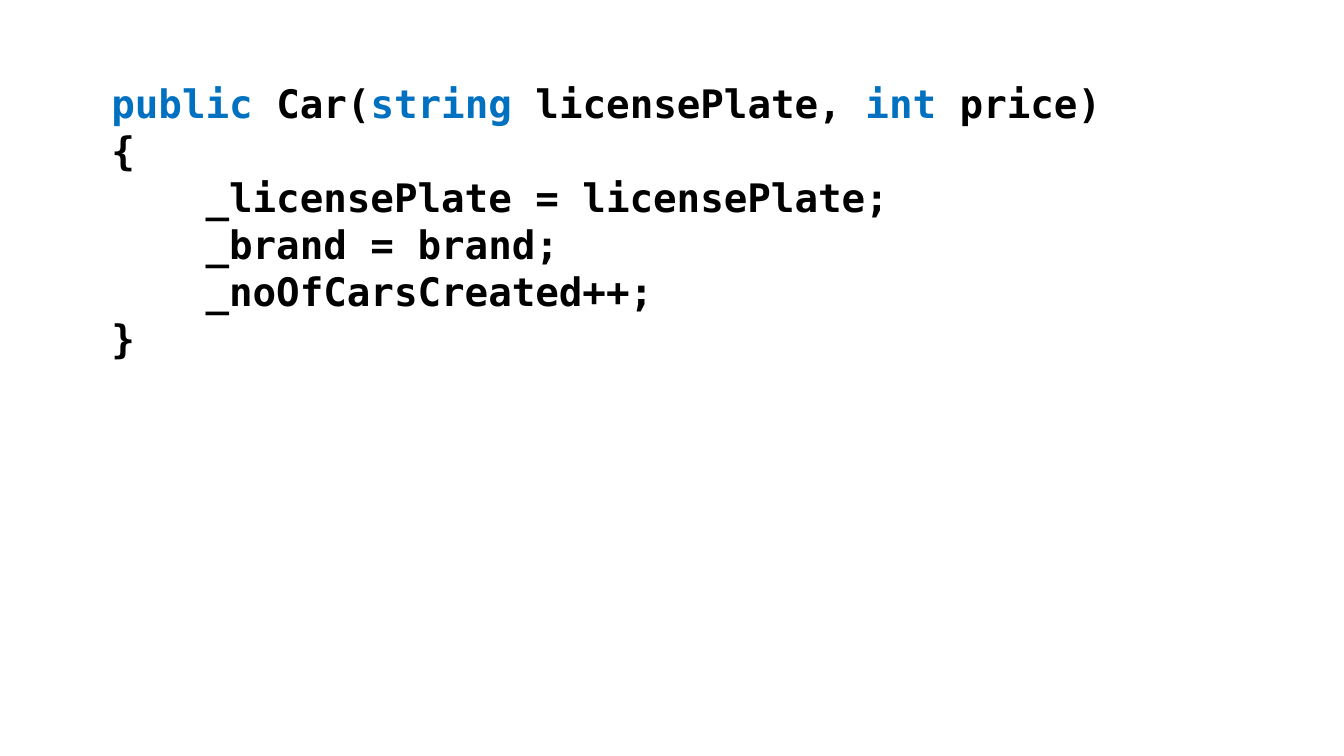
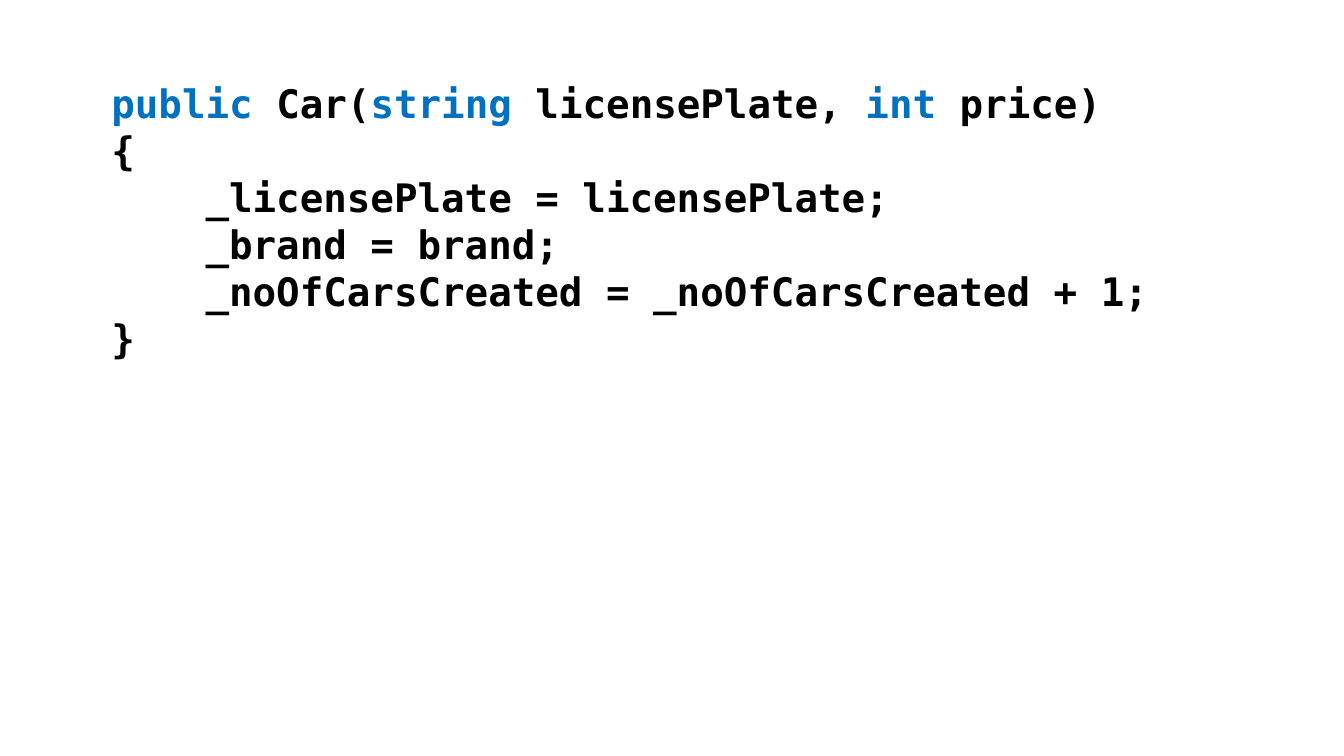
Before and after one commit to perl-easj/Teaching-materials, a slide deck: slide 13 of CSharpProgramming/Presentations/OOProgPartI/Static.pptx (slide 12 before the commit). Drawn at 1344x756 pixels with LibreOffice and Linux fonts; fonts in the diff are those of the drawing. Boxes give left, top, right and bottom in pixels: in the first picture for what was removed or moved away, otherwise in the second. Text is boxed around its words. In the diff, an @@ line names an element or a change of style, - is before the commit and + after.

```diff
--- a/CSharpProgramming/Presentations/OOProgPartI/Static.pptx
+++ b/CSharpProgramming/Presentations/OOProgPartI/Static.pptx
@@ text at (206, 276, 1148, 315): text changed @@
-_noOfCarsCreated++;
+_noOfCarsCreated = _noOfCarsCreated + 1;
```
Also in this commit, not shown: 5 slides added.
